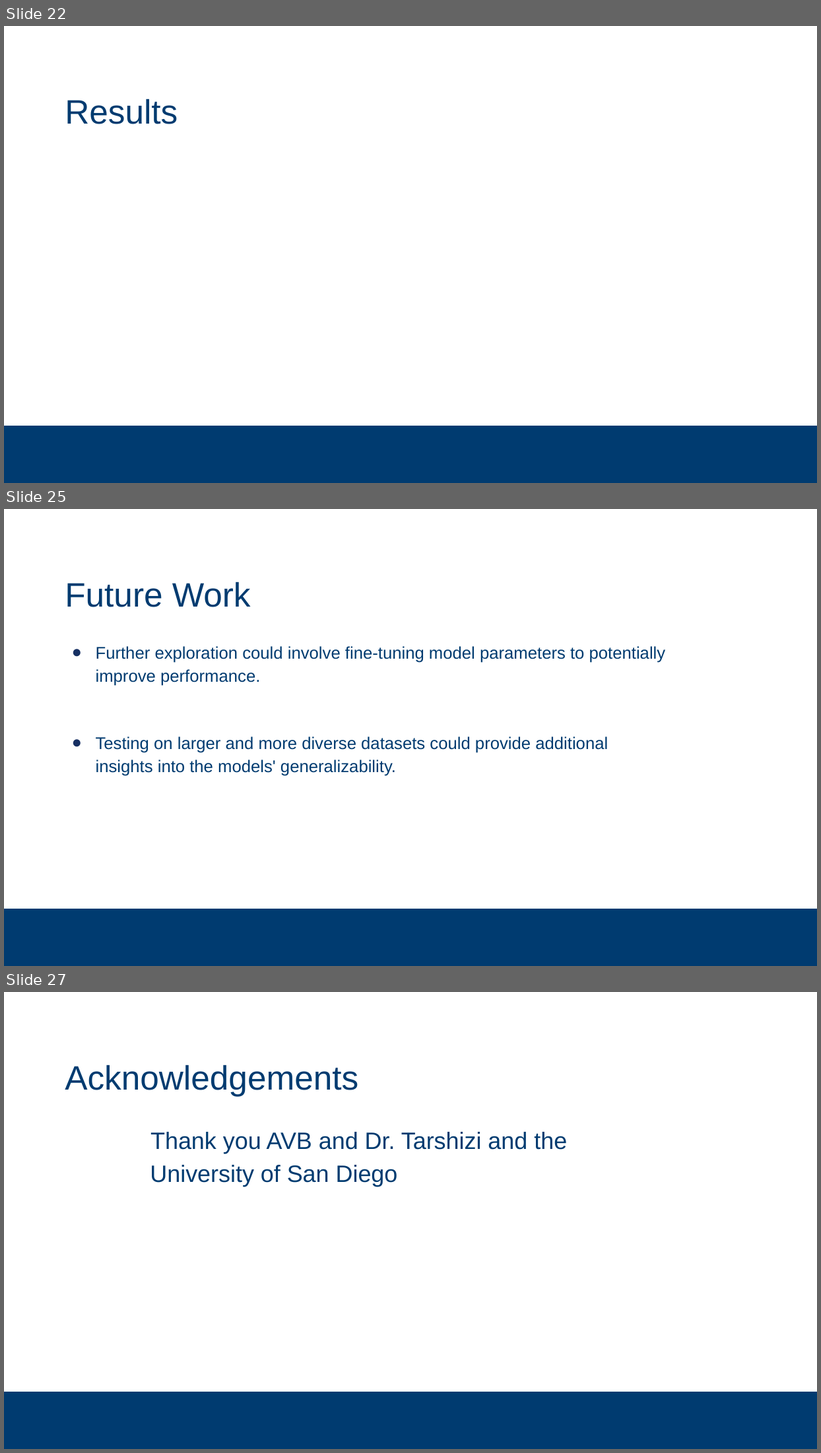
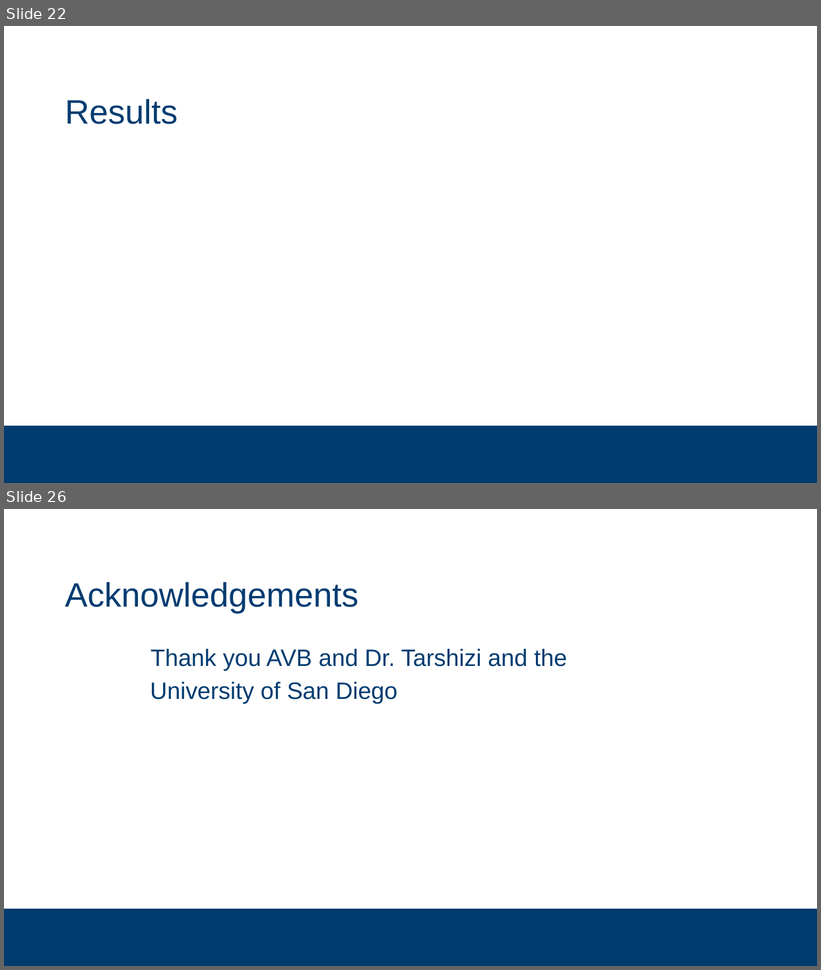
Before and after one commit to subsystem3/project, a slide deck: Final-Project-Team-2.pptx. Shown one above the other, each under a label of ours: slides 22, 25 and 27 before the commit, slides 22 and 26 after it; the slides between them are not shown. The pictures are 821x1453 and 821x970 pixels, drawn with LibreOffice and Linux fonts; fonts in the diff are those of the drawing; background and template pictures are left out. Boxes give left, top, right and bottom in pixels: in the first picture for what was removed or moved away, otherwise in the second. Text is boxed around its words. In the diff, an @@ line names an element or a change of style, - is before the commit and + after.

```diff
--- a/Final-Project-Team-2.pptx
+++ b/Final-Project-Team-2.pptx
@@ slide 25 removed at [4, 509, 817, 966], background #FFFFFF; not listed: 1 template element that a slide beside it also shows @@
@@ title removed at [65, 582, 251, 607] @@
-Future Work
@@ text removed at [96, 646, 666, 776] @@
-● Further exploration could involve fine-tuning model parameters to potentially improve performance.
-● Testing on larger and more diverse datasets could provide additional insights into the models' generalizability.
@@ what was slide 27 is now slide 26 @@
```
Also in this commit, not shown: 5 slides changed, 4 slides added, 4 other slides removed.
